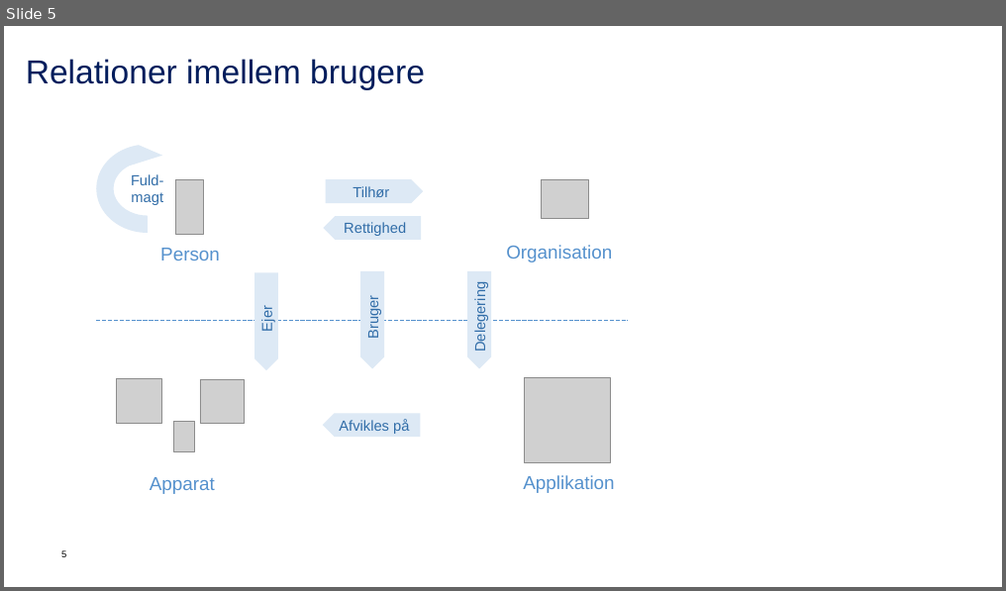
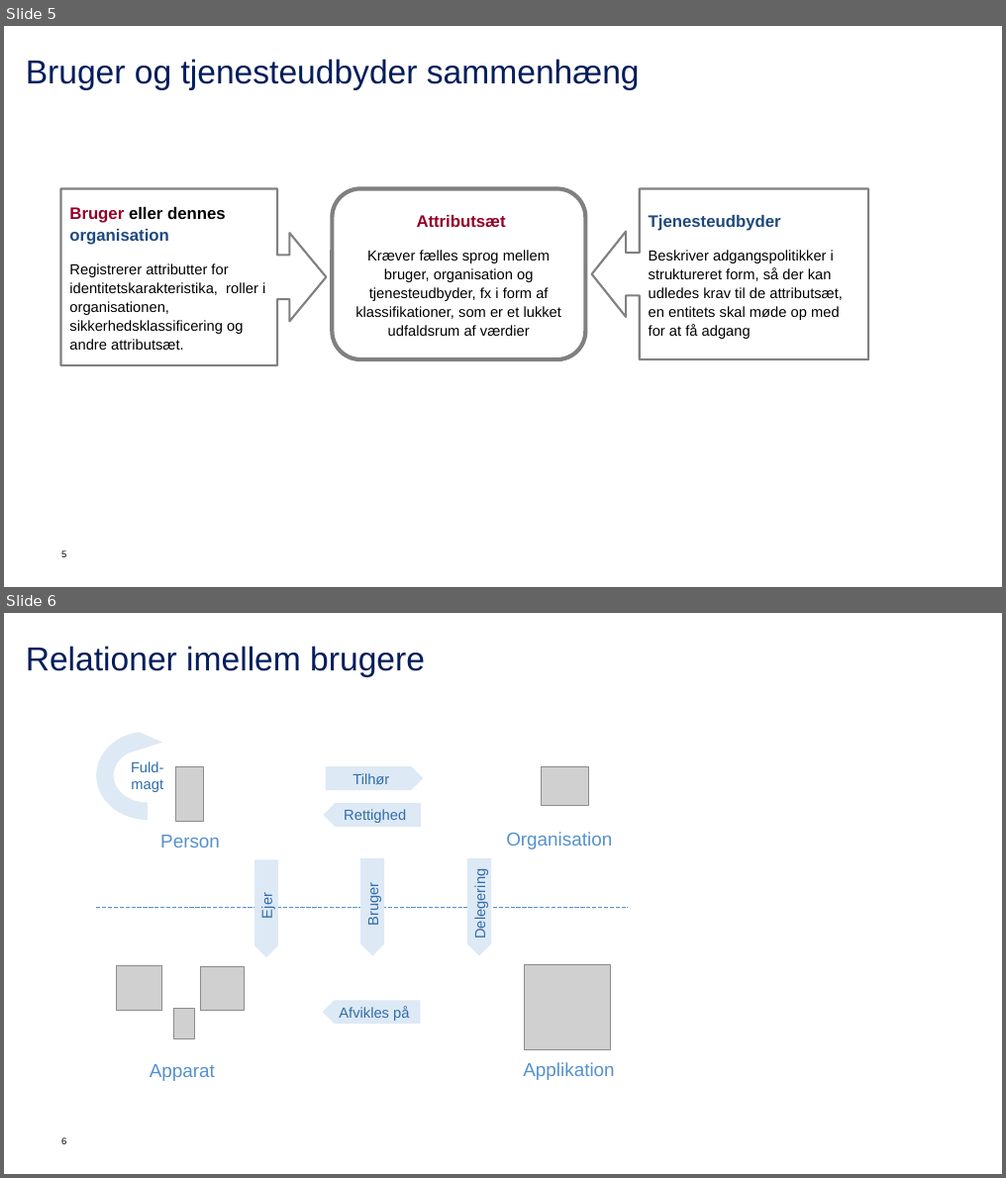
Before and after one commit to digst/trust, a slide deck: Figurer.pptx. Shown one above the other, each under a label of ours: slide 5 before the commit, slides 5 and 6 after it. The pictures are 1006x591 and 1006x1178 pixels, drawn with LibreOffice and Linux fonts; fonts in the diff are those of the drawing; grey boxes stand for pictures; background and template pictures are left out. Boxes give left, top, right and bottom in pixels: in the first picture for what was removed or moved away, otherwise in the second. Text is boxed around its words. In the diff, an @@ line names an element or a change of style, - is before the commit and + after.

```diff
--- a/Figurer.pptx
+++ b/Figurer.pptx
@@ slide 5 added at box(4, 26, 1002, 587), background #FFFFFF; not listed: 1 template element that a slide beside it also shows @@
@@ title added at box(26, 59, 640, 90), 32 pt, text #031D5C @@
+Bruger og tjenesteudbyder sammenhæng
@@ right arrow callout added at box(60, 189, 326, 366), outline #808080 2 pt, 14 pt, text #000000 @@
+Bruger eller dennes organisation
+Registrerer attributter for identitetskarakteristika, roller i organisationen, sikkerhedsklassificering og andre attributsæt.
@@ rounded rectangle added at box(332, 189, 586, 360), fill #FFFFFF, outline #808080 4 pt, 14 pt, text #000000 @@
+Attributsæt
+Kræver fælles sprog mellem bruger, organisation og tjenesteudbyder, fx i form af klassifikationer, som er et lukket udfaldsrum af værdier
@@ left arrow callout added at box(592, 189, 868, 360), outline #808080 2 pt, 14 pt, text #000000 @@
+Tjenesteudbyder
+Beskriver adgangspolitikker i struktureret form, så der kan udledes krav til de attributsæt, en entitets skal møde op med for at få adgang
@@ what was slide 5 is now slide 6 @@
```
Also in this commit, not shown: 4 other files.
